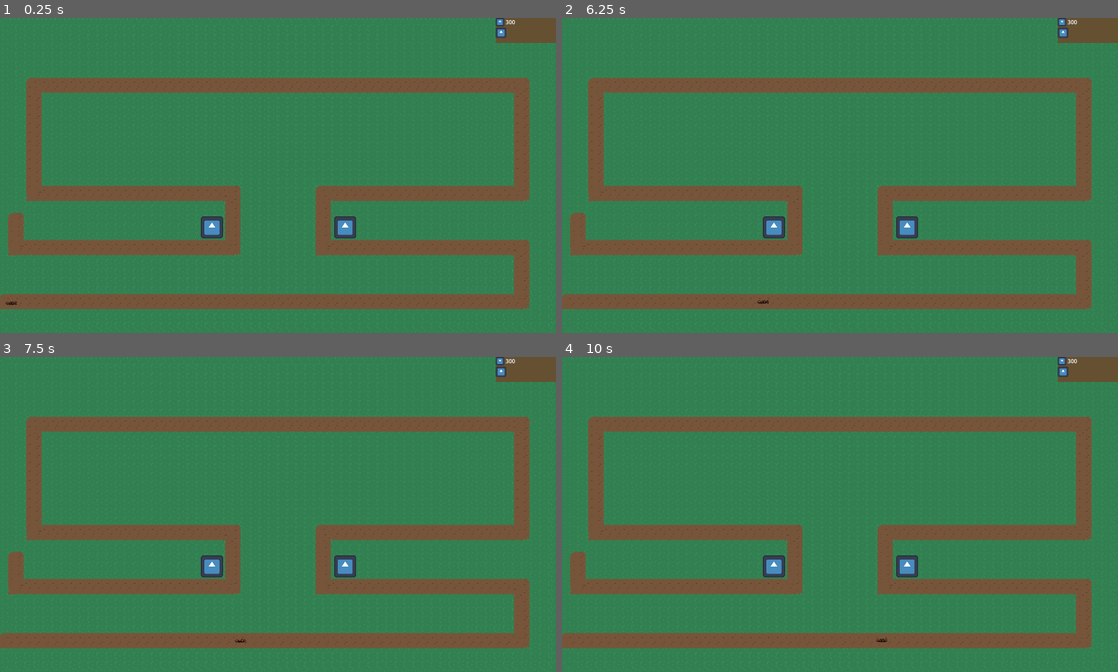
Above: before the commit, frames 1-4 (two rows, left to right).
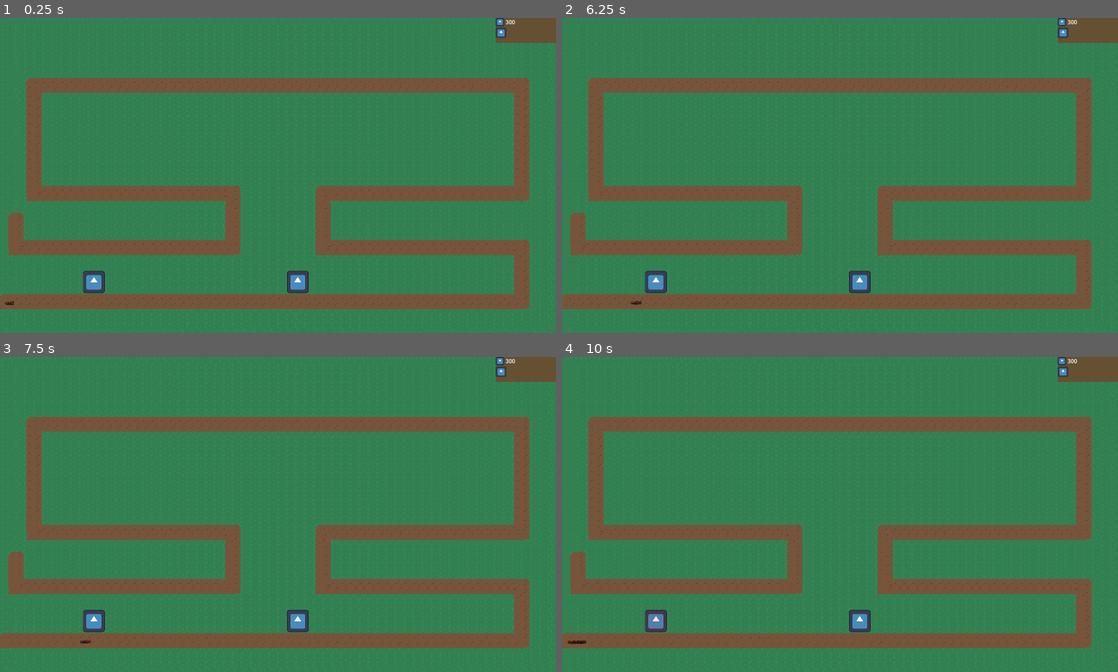
Above: after the commit, the same moments.

Repository: tomsku21/TD_project
Game: Godot game, scene res://Scenes/Main.tscn
The game is run twice, just before and just after one commit, with the same random seed, the same clock (stepped at 60 frames per second) and the same inputs. The engine's default icon, where the game draws it, is replaced by a stand-in: a white triangle on a blue panel in a dark square.
Inputs (mouse positions are in pixels of both pictures, inside the frame that each line leads up to):
- Up to frame 1 (0.25 s): no input
- Up to frame 2 (6.25 s): click (1062, 33) at 0.5 s; click (1062, 33) at 1.25 s; click (1062, 33) at 2 s; move the mouse to (1062, 33) at 2.77 s; click (1062, 33) at 2.85 s; tap Enter at 3.5 s; move the mouse to (728, 191) at 3.52 s; click (728, 191) at 3.6 s; tap Space at 4.25 s; move the mouse to (895, 106) at 4.27 s; click (895, 106) at 4.35 s; move the mouse to (812, 238) at 5.02 s; click (812, 238) at 5.1 s; move the mouse to (1006, 222) at 5.77 s; click (1006, 222) at 5.85 s
- Up to frame 3 (7.5 s): tap Enter at 6.5 s; move the mouse to (111, 467) at 6.52 s; click (111, 467) at 6.6 s; tap Space at 7.25 s; move the mouse to (305, 514) at 7.27 s; click (305, 514) at 7.35 s
- Up to frame 4 (10 s): move the mouse to (756, 435) at 8.02 s; click (756, 435) at 8.1 s; move the mouse to (962, 498) at 8.77 s; click (962, 498) at 8.85 s; tap Enter at 9.5 s; move the mouse to (728, 530) at 9.52 s; click (728, 530) at 9.6 s

The runs differ from the first frame. In frame 1, 1.1% of the frame differs, in the area x 0-64%, y 62-92%; in frame 2, 1.1%; in frame 3, 1.1%; in frame 4, 1.2%, in the area x 1-64%, y 62-92%.

Commit message:
enemy movement and attack changes

Diff:
--- a/Scenes/Main.tscn
+++ b/Scenes/Main.tscn
@@ -723,10 +723,10 @@
 [node name="Turrets" type="Node" parent="."]
 
 [node name="Turret" parent="Turrets" instance=ExtResource("2_kln2b")]
-position = Vector2(-117, 92)
+position = Vector2(35, 189)
 
 [node name="Turret2" parent="Turrets" instance=ExtResource("2_kln2b")]
-position = Vector2(119, 92)
+position = Vector2(-326, 189)
 
 [node name="CanvasLayer" type="CanvasLayer" parent="."]
 
--- a/Scenes/building/turret.tscn
+++ b/Scenes/building/turret.tscn
@@ -27,6 +27,7 @@
 [node name="HealthComponent" parent="." node_paths=PackedStringArray("character") instance=ExtResource("3_6spbj")]
 unique_name_in_owner = true
 character = NodePath("..")
+MAX_HEALTH = 100
 shader_material = ExtResource("2_lfpdx")
 
 [connection signal="body_entered" from="." to="." method="_on_body_entered"]
--- a/Scenes/enemy.tscn
+++ b/Scenes/enemy.tscn
@@ -42,7 +42,7 @@
 
 [node name="CharacterBody2D" type="CharacterBody2D" parent="." groups=["enemies"]]
 script = ExtResource("1_1f0kj")
-speed = 70
+speed = 20.0
 health = 100
 
 [node name="AnimatedSprite2D" type="AnimatedSprite2D" parent="CharacterBody2D"]
@@ -66,4 +66,8 @@
 MAX_HEALTH = 15
 shader_material = ExtResource("5_ghaa6")
 
+[node name="WalkTimer" type="Timer" parent="CharacterBody2D"]
+one_shot = true
+
 [connection signal="timeout" from="CharacterBody2D/AttackTimer" to="CharacterBody2D" method="_on_attack_timer_timeout"]
+[connection signal="timeout" from="CharacterBody2D/WalkTimer" to="CharacterBody2D" method="_walk_again"]
--- a/Scenes/enemy2.tscn
+++ b/Scenes/enemy2.tscn
@@ -41,7 +41,7 @@
 
 [node name="CharacterBody2D" type="CharacterBody2D" parent="." groups=["enemies"]]
 script = ExtResource("1_g6ed3")
-speed = 70
+speed = 70.0
 
 [node name="AnimatedSprite2D" type="AnimatedSprite2D" parent="CharacterBody2D"]
 position = Vector2(-5.96046e-08, -1)
@@ -63,4 +63,8 @@
 MAX_HEALTH = 15
 shader_material = ExtResource("4_f1qqd")
 
+[node name="WalkTimer" type="Timer" parent="CharacterBody2D"]
+one_shot = true
+
 [connection signal="timeout" from="CharacterBody2D/AttackTimer" to="CharacterBody2D" method="_on_attack_timer_timeout"]
+[connection signal="timeout" from="CharacterBody2D/WalkTimer" to="CharacterBody2D" method="_walk_again"]
--- a/Scripts/Enemy.gd
+++ b/Scripts/Enemy.gd
@@ -1,23 +1,28 @@
 extends CharacterBody2D
 @onready var path: PathFollow2D = $".."
+@onready var walk_timer: Timer = $WalkTimer
 @onready var attack_timer: Timer = $AttackTimer
 @onready var animated_sprite_2d: AnimatedSprite2D = $AnimatedSprite2D
 @onready var healthcomponent: HealthComponent = %HealthComponent
-@onready var health_bar: ProgressBar = %HealthBar
+#@onready var health_bar: ProgressBar = %HealthBar
 
-@export var speed: int = 2
+@export var speed: float = 2.0
 @export var health: int = 15
 @export var sdamage: int = 10
 
+var current_speed: float
 var attack_distance: float = 50.0
 var current_turret = null
-var old_speed: int
-var slow_speed: int = 20
+var attacktime: float
+
+func _ready():
+	speed = speed * randf_range(0.8, 1.2)
+	current_speed = speed
 
 func _physics_process(delta: float) -> void:
 	check_turret()
 	change_rotation()
-	path.progress += speed * delta
+	path.progress += current_speed * delta
 	if path.progress_ratio >= 0.99:
 		destroy()
 
@@ -44,15 +49,16 @@
 				nearest_turret = turret
 				current_turret = turret
 
-	if nearest_turret and nearest_distance < attack_distance:
-		if old_speed == 0: old_speed = speed
-		speed = slow_speed
-		if attack_timer.is_stopped():
-			attack_timer.start()
-	else:
-		if old_speed != 0:
-			speed = old_speed
-			old_speed = 0
+	if nearest_turret:
+		if nearest_distance < attack_distance:
+			if attack_timer.is_stopped():
+				attacktime = randf_range(0.5, 1.5)
+				attack_timer.wait_time = attacktime
+				attack_timer.start()
+		else:
+			if !attack_timer.is_stopped():
+				attack_timer.stop()
+				nearest_turret = null
 
 func take_damage(damage: int):
 	healthcomponent.damage(damage)
@@ -60,4 +66,12 @@
 
 func _on_attack_timer_timeout() -> void:
 	if current_turret and current_turret.has_method("take_damage"):
+		#ideally start an animation, where at the end it shoots a projectile/attacks.
+		#even without animations, needs a short stop for attack.
+		current_speed = 0
 		current_turret.take_damage(sdamage)
+	walk_timer.wait_time = attacktime * 0.25
+	walk_timer.start()
+
+func _walk_again() -> void:
+	current_speed = speed
--- a/Scripts/spawner.gd
+++ b/Scripts/spawner.gd
@@ -29,8 +29,8 @@
 func _on_timer_timeout() -> void:
 	var new_enemy = enemys[GlobalVariables.current_round].instantiate()
 	path.add_child(new_enemy)
-	new_enemy.get_child(0).speed = randi_range(50, 60)
-	new_enemy.get_child(0).sdamage = randi_range(5, 10)
+	#new_enemy.get_child(0).speed = randi_range(50, 60)
+	#new_enemy.get_child(0).sdamage = randi_range(5, 10)
 
 	GlobalVariables.enemy_count += 1
 	GlobalVariables.spawned_enemies += 1
